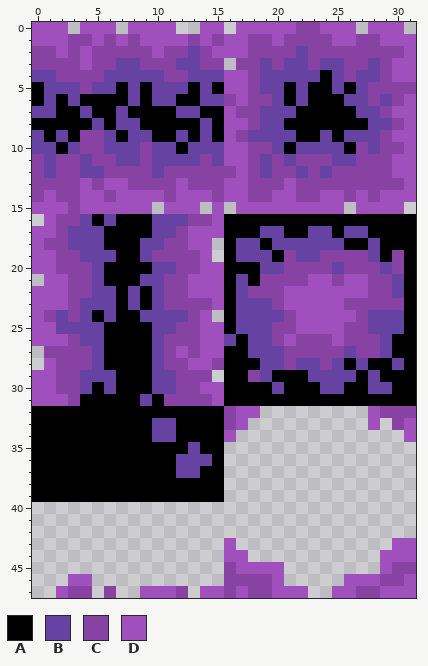
Pixel-art file: graphics/.aseprite/tileset-forest-rocks.aseprite. This is how it looked before the edit.
32x48 pixels, 1 frame.
Palette (. is transparent): A #000000  B #6642a3  C #8842a3  D #9f50bc
Pixels before, first column x 0:
 0 DDD.DDD.DDDD..DD.DDDDDCCDDD.DDD.
 1 DDDCCDCDCDDDDCDCDDCCDCCCCDDCCDDD
 2 CCDCDCCCCCDCCBCDDDCCCCBCCCCCCCCD
 3 CCCCDCCBBCCCBBCC.CCBCBBCBBCCBCDD
 4 BBCCCCBBBBBCCBBBDDCBBBBBABCBBCDD
 5 ABBBCBBABABBBABADDCBBABAABABCCCC
 6 ABABAAAABABBAABBCDCCBABAAABBCBCD
 7 BBAABAABAAAABBAADCCBBBAAAAABBCDD
 8 AAAAABABBAAAAABADDCBBAAAAAAABBCD
 9 BABACCBABBAABABADCBBBBAABABBBCDD
10 BBABCCBBBCBBABBBDDCCBABBBBACBCCD
11 CBCCBCCBBCBBBBCBDDCBCBCCCBBCCCDD
12 CBCCBBCCCCBCCCCCCDCBCCBCBCCCCCDD
13 CCCCDCDDCCCCDCCCDDCCCDCCCCCCCCCD
14 CDCCDDCDDDDCDDDCDDCCDDCCDDCDCDDD
15 DDDCDDDDDD.DDD.D.DDDDDDDDD.DDDD.
16 .DCCBABAAABBBCCDAAAAAAAAAAAAAAAA
17 DDCBBBAAAABBCDDDAAABBAABBABBAAAA
18 DCCBBBAAABBCCDD.ABBABBBBBBAABAAA
19 DDCCBBBAABCCCCD.ABBBACBBCCCCBACA
20 DDCCCBAAAABBCCDDAAABBCCCCBCCCBCA
21 .DDCCBAAABBCCDDDABACCCCDDCDDCCBA
22 DDDCCBBABABCCDDDABCCCDDDDDDDCCBA
23 DDDCBBBABABCCCCDABBBCDDDDDCCCCCA
24 DCBCBABAABBBBCD.ABBBBCDDDDDCBBBA
25 DDBBBBAAAABBCCDDABBBCCDDDDCCBBBA
26 DDDCBBAAAABCCCDDBABBCDCCCDCCCBAA
27 .CCCCBAAAABCDCDDAABBBCCCCCBCCBAA
28 .DCCCBAAAABCCDDCAAABBCBBCBABAABA
29 DDCCBBBAAABBCCC.AACBAAABBBBABAAA
30 DDCCBABAAABBCCDDAAAABAAABBAABBAA
31 DDDCAAAAABACCCCDAAAAAAAAAAAAAAAA
32 AAAAAAAAAAAAAAAACDD.........DCCC
33 AAAAAAAAAABBAAAACD..........D.CD
34 AAAAAAAAAABBAAAAD..............D
35 AAAAAAAAAAAAABAA................
36 AAAAAAAAAAAABBBA................
37 AAAAAAAAAAAABBAA................
38 AAAAAAAAAAAAAAAA................
39 AAAAAAAAAAAAAAAA................
40 ................................
41 ................................
42 ................................
43 ................D.............DD
44 ................DD...........DDD
45 ................CDDDD........DCC
46 ...DD...........CCCCD.....DDDCCD
47 ..DCC.C..DDDC.DDCDCCDDD..DDCCDDD
After:
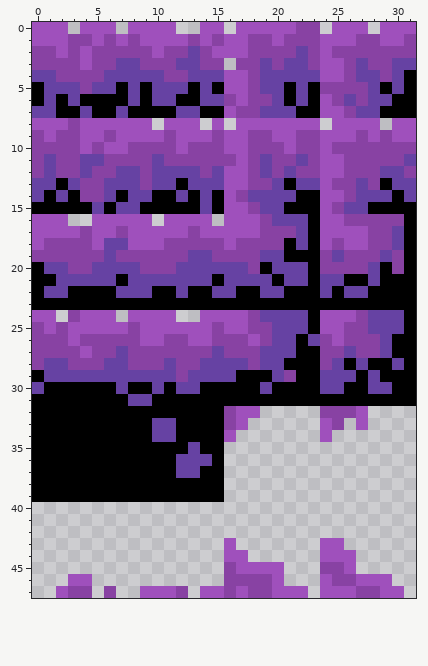
Changes in this commit:
y 0: x 24 D -> .; x 27..28 .D -> D.; x 31 . -> D
y 1..2: x 24 C -> D; x 31 D -> C
y 3: x 24..25 BB -> DD; x 27..28 CB -> BC; x 30..31 DD -> BB
y 4: x 24..25 AB -> DD; x 30..31 DD -> BA
y 5: x 24..31 ABABCCCC -> CCCCBABA
y 6: x 24..25 AA -> DC; x 27..28 BC -> CB; x 30..31 CD -> AA
y 7: x 24..26 AAA -> DDC; x 29..31 CDD -> AAA
y 8: x 0..16 AAAAABABBAAAAABAD -> DDDCDDDDDD.DDD.D.; x 18..30 CBBAAAAAAABBC -> DDDDDD.DDDD.D
y 9: x 0..15 BABACCBABBAABABA -> CDCCDDCDDDDCDDDC; x 17..28 CBBBBAABABBB -> DCCDDCCDDDCD
y 10: x 0..4 BBABC -> CCCCD; x 6..8 BBB -> DDC; x 10..15 BBABBB -> CCDCCC; x 20..26 BABBBBA -> CDCCDCC; x 28 B -> C; x 31 D -> C
y 11: x 5 C -> B; x 7..8 BB -> CC; x 11..13 BBB -> CCC; x 15..16 BD -> CC; x 21..22 BC -> CB; x 24..26 CBB -> DDC; x 30..31 DD -> CB
y 12: x 5 B -> C; x 7..8 CC -> BB; x 11..13 CCC -> BBB; x 15..16 CC -> BD; x 21..22 CB -> BC; x 24..25 BC -> DD; x 29..31 CDD -> BBC
y 13: x 0..4 CCCCD -> BBABC; x 6..8 DDC -> BBB; x 10..15 CCDCCC -> BBABBB; x 20..24 CDCCC -> BABBD; x 27 C -> B; x 29..31 CCD -> ABB
y 14: x 0..15 CDCCDDCDDDDCDDDC -> BABACCBABBAABABA; x 17..23 DCCDDCC -> CBBBBAA; x 27..31 DCDDD -> BBBAB
y 15: x 0..16 DDDCDDDDDD.DDD.D. -> AAAAABABBAAAAABAD; x 18..23 DDDDDD -> CBBAAA; x 25..31 D.DDDD. -> CBBAAAA
y 16: x 0 . -> D; x 2..22 CCBABAAABBBCCDAAAAAAA -> D..DDDDD.DDDD.DDDCBBB; x 24..30 AAAAAAA -> DDCCCCC
y 17: x 2..13 CBBBAAAABBCD -> DDCDDCDDDDDC; x 16..30 AAABBAABBABBAAA -> DDDCCCBADDDDCCB
y 18: x 3..10 BBBAAABB -> CCDBBDDD; x 13..21 DD.ABBABB -> CCCDCCCCA; x 23..30 BBBAABAA -> ADCDDCCB
y 19: x 0..1 DD -> CC; x 4..5 BB -> CC; x 7..9 AAB -> CCC; x 13..18 CD.ABB -> BBCCCC; x 20..23 ACBB -> BAAA; x 25 C -> B; x 28..29 BA -> CB
y 20: x 0..2 DDC -> ABB; x 6..19 AAAABBCCDDAAAB -> BBBCCCBBBBBBCA; x 21..23 CCC -> BBA; x 25 B -> C; x 28..29 CB -> BA
y 21: x 0..4 .DDCC -> AABBB; x 6 A -> B; x 8 A -> B; x 11..16 CCDDDA -> BBBBAB; x 18..30 ACCCCDDCDDCCB -> BBABBABBAABAA
y 22: x 0..7 DDDCCBBA -> ABBAAAAB; x 9..30 ABCCDDDABCCCDDDDDDDCCB -> BAABAABBAABBAAABABBAAA
y 23: x 0..6 DDDCBBB -> AAAAAAA; x 8 B -> A; x 10..15 BCCCCD -> AAAAAA; x 17..30 BBBCDDDDDCCCCC -> AAAAAAAAAAAAAA
y 24: x 1..2 CB -> D.; x 4..13 BABAABBBBC -> DDD.DDDD..; x 15..18 .ABB -> DDDC; x 21..23 CDD -> BBA
y 25: x 0 D -> C; x 2..13 BBBBAAAABBCC -> CDDDDDCDDDDD; x 15..23 DABBBCCDD -> CDDCCBBBA
y 26: x 0..10 DDDCBBAAAAB -> CCCDCCCCCDD; x 13 C -> D; x 15..23 DBABBCDCC -> CCCDCBBAB
y 27: x 0 . -> C; x 4..10 CBAAAAB -> DCCBCCC; x 12 D -> C; x 14..18 DDAAB -> CBCCC; x 21..23 CCC -> BAA
y 28: x 0..2 .DC -> CBB; x 5..11 BAAAABC -> CBBCCCB; x 13..18 DDCAAA -> CBBBBC; x 21..23 CBB -> AAA
y 29: x 0..3 DDCC -> ABBB; x 7..9 AAA -> BBB; x 13..16 CC.A -> BBBB; x 18..21 CBAA -> AABC; x 23 B -> A
y 30: x 0..4 DDCCB -> BAAAA; x 6..7 BA -> AB; x 11..15 BCCDD -> ABBAA; x 19..20 AB -> BA
y 31: x 0..3 DDDC -> AAAA; x 8 A -> B; x 11..15 CCCCD -> AAAAA
y 32: x 24..31 ....DCCC -> CCCD....
y 33: x 24..25 .. -> DC; x 27..28 .D -> D.; x 30..31 CD -> ..
y 34: x 24 . -> D; x 31 D -> .
y 43: x 24..25 .. -> DD; x 30..31 DD -> ..
y 44: x 24..26 ... -> DDD; x 29..31 DDD -> ...
y 45: x 24..26 ... -> CCD; x 29..31 DCC -> ...
y 46: x 24..26 ..D -> DCC; x 29..31 CCD -> D..
y 47: x 24 . -> D; x 31 D -> .
